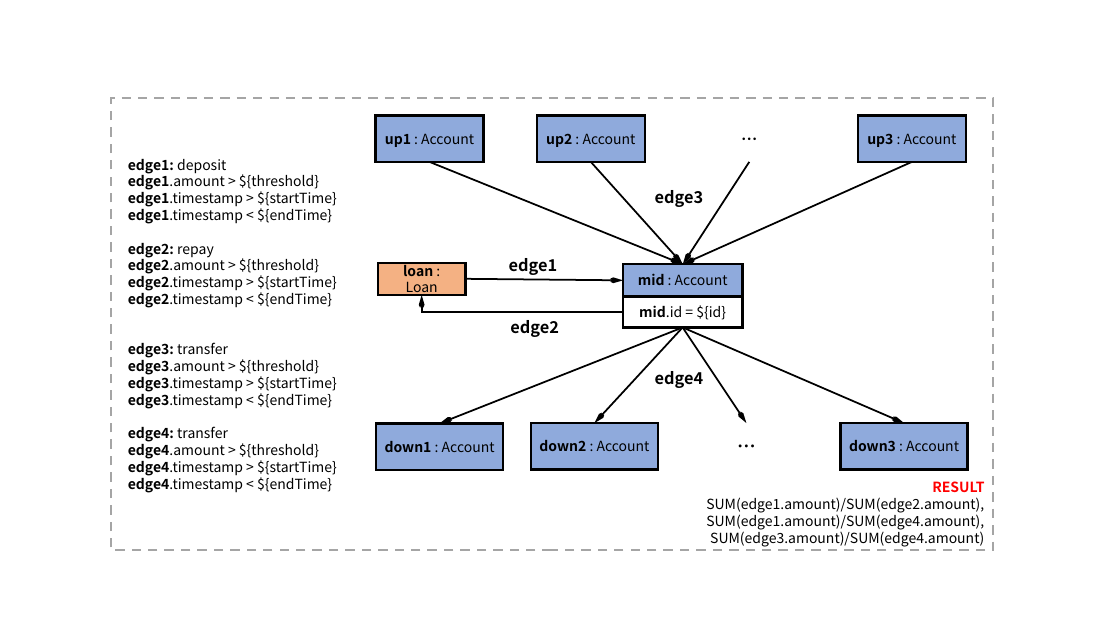
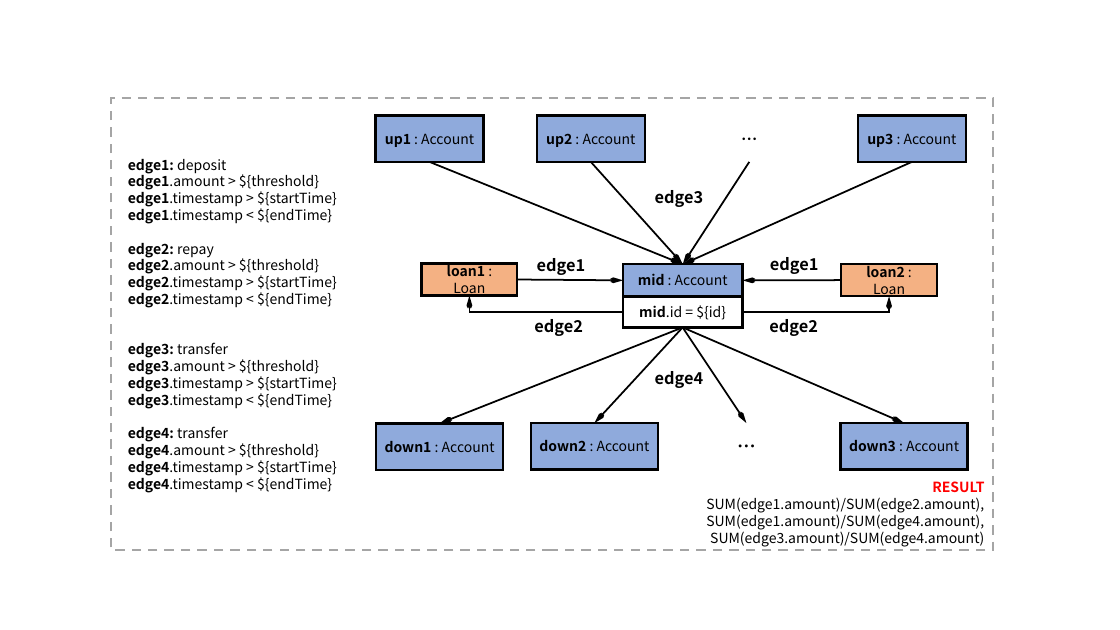
Before and after one commit to ldbc/ldbc_finbench_docs, a slide deck: slide 9 of patterns/transaction-complex-read.pptx. Drawn at 1120x630 pixels with LibreOffice and Linux fonts; fonts in the diff are those of the drawing. Boxes give left, top, right and bottom in pixels: in the first picture for what was removed or moved away, otherwise in the second. Text is boxed around its words. In the diff, an @@ line names an element or a change of style, - is before the commit and + after.

```diff
--- a/patterns/transaction-complex-read.pptx
+++ b/patterns/transaction-complex-read.pptx
@@ rectangle "loan1 : Loan": place and size @@
-rectangle "loan1 : Loan" at bbox=[378, 263, 465, 295]
+rectangle "loan1 : Loan" at bbox=[422, 264, 518, 296]
@@ text in rectangle at bbox=[447, 262, 485, 297]: text changed; bold on @@
-loan : Loan
+loan1 : Loan
@@ text "edge1": place and size @@
-text "edge1" at bbox=[509, 258, 558, 275]
+text "edge1" at bbox=[537, 258, 586, 275]
@@ elbow arrow moved from (623, 313) - (422, 295) to (623, 313) - (470, 296) @@
@@ arrow moved from (465, 279) - (623, 281) to (518, 280) - (623, 281) @@
@@ text "edge2": place and size @@
-text "edge2" at bbox=[510, 320, 559, 337]
+text "edge2" at bbox=[534, 319, 583, 336]
@@ group added at bbox=[743, 257, 937, 336]: 2 texts, 1 rectangle, 1 arrow, 1 elbow arrow @@
+loan2 : Loan
+edge1
+edge2
```
Also in this commit, not shown: 1 other slide changed, 4 other files.
